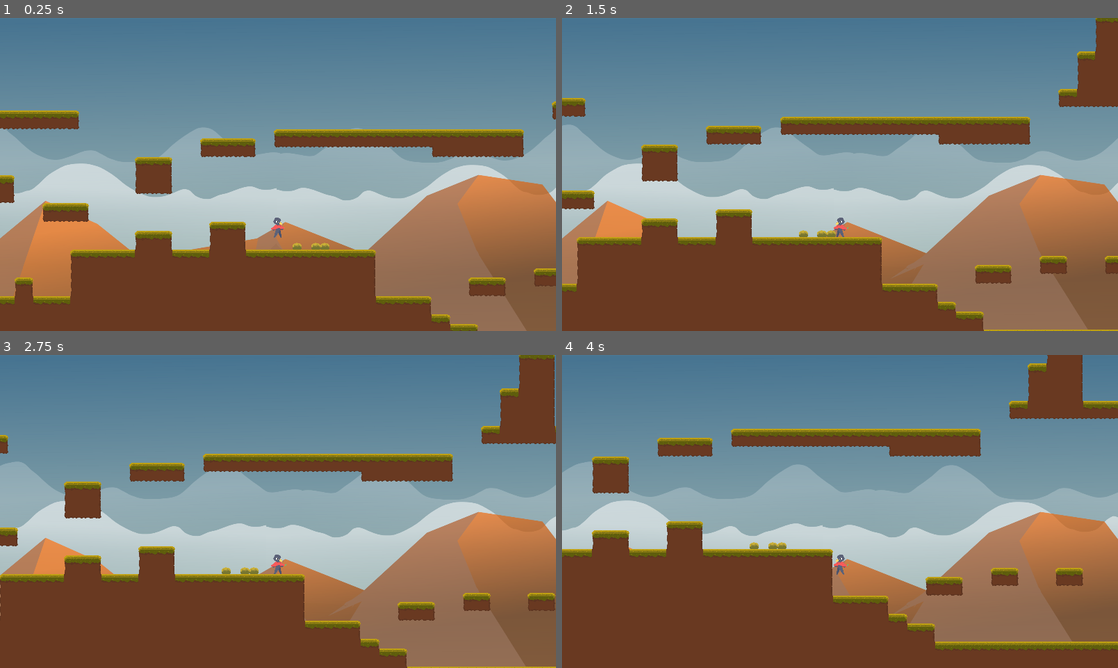
Above: before the commit, frames 1-4 (two rows, left to right).
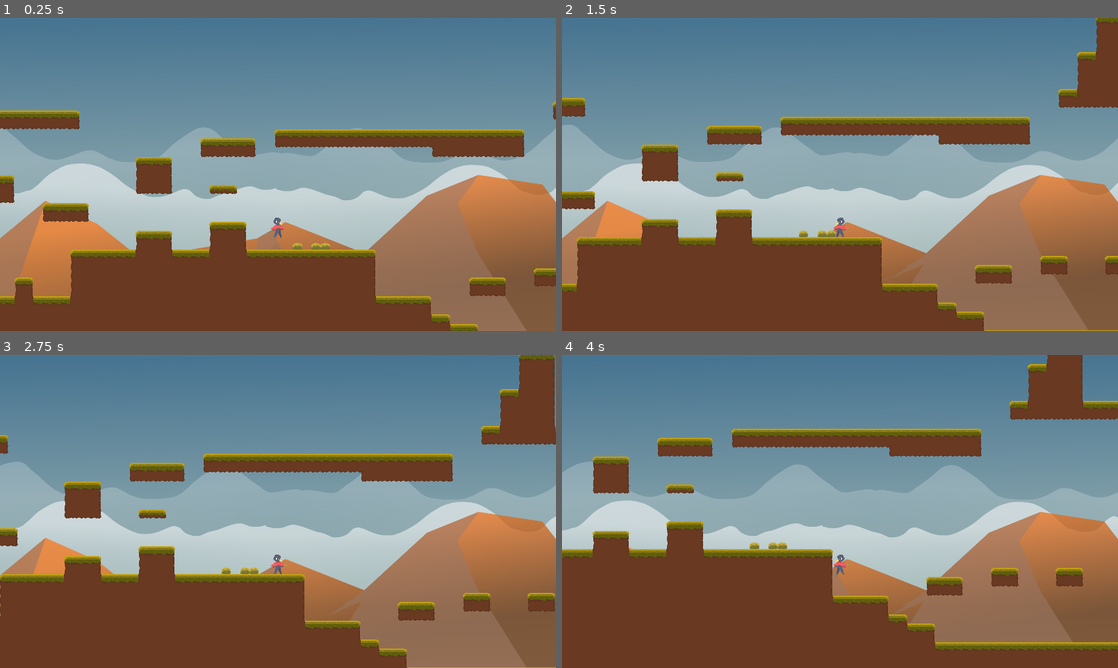
Above: after the commit, the same moments.

Repository: deereye/Pico
Game: Godot game, scene res://Main/Map/TestWorld.tscn
Two runs of this game, one before a commit and one after it. Both use one fixed random seed, a clock stepped at 60 frames per second and the inputs below.
Inputs:
- Up to frame 1 (0.25 s): no input
- Up to frame 2 (1.5 s): hold D (move_right) 0.53-1.28 s; tap K (attack) at 0.6, 1.35 s; tap Space (jump) at 0.77 s; hold Q (move_left) from 1.28 s (still down)
- Up to frame 3 (2.75 s): tap Space (jump) at 1.52 s; release Q (move_left) at 2.03 s; hold D (move_right) from 2.03 s (still down); tap K (attack) at 2.1 s
- Up to frame 4 (4 s): tap K (attack) at 2.85, 3.6 s; tap Space (jump) at 3.02, 3.77 s; release D (move_right) at 3.53 s; hold Q (move_left) from 3.53 s (still down)

The runs differ from the first frame. In frame 1, 0.4% of the frame differs, in the area x 0-100%, y 26-100%; in frame 2, 0.8%; in frame 3, 0.6%; in frame 4, 1.0%, in the area x 0-100%, y 1-95%.

Commit message:
Achieve the one way plateform thing... somehow

Diff:
--- a/Main/Map/TestWorld.tscn
+++ b/Main/Map/TestWorld.tscn
@@ -7,9 +7,19 @@
 
 [node name="Player" parent="." instance=ExtResource( 2 )]
 position = Vector2( -36.8805, -240.979 )
+collision_mask = 2
 
 [node name="BackTilemap" parent="." instance=ExtResource( 1 )]
 z_index = -10
 
 [node name="TileMap" parent="." instance=ExtResource( 1 )]
+position = Vector2( 1, 0 )
+collision_layer = 2
+collision_mask = 0
 tile_data = PoolIntArray( -1638351, 3, 0, -1638350, 3, 1, -1638349, 3, 2, -1572831, 3, 0, -1572830, 3, 1, -1572829, 3,  …(76318 unchanged characters)…
+
+[node name="OneWayTileMap" parent="." instance=ExtResource( 1 )]
+position = Vector2( 1, 0 )
+collision_layer = 4
+collision_mask = 0
+tile_data = PoolIntArray( -393224, 4, 0 )
--- a/Main/Player/Player.tscn
+++ b/Main/Player/Player.tscn
@@ -13,6 +13,7 @@
 extents = Vector2( 11.1283, 1.6022 )
 
 [node name="Player" type="KinematicBody2D"]
+collision_mask = 6
 script = ExtResource( 2 )
 
 [node name="CameraRig" type="Position2D" parent="."]
@@ -32,9 +33,8 @@
 scale = Vector2( 0.55, 0.55 )
 texture = ExtResource( 1 )
 
-[node name="CollisionShape2D" type="CollisionShape2D" parent="."]
-visible = false
-position = Vector2( -1.22345, 18.4725 )
+[node name="MainCollisionShape2D" type="CollisionShape2D" parent="."]
+position = Vector2( -1.22345, 19.548 )
 shape = SubResource( 1 )
 
 [node name="CollisionDetection" type="Node2D" parent="."]
@@ -42,6 +42,7 @@
 
 [node name="GroundDetection" type="Area2D" parent="CollisionDetection"]
 position = Vector2( -1.48804, 67.7263 )
+collision_mask = 6
 
 [node name="CollisionShape2D" type="CollisionShape2D" parent="CollisionDetection/GroundDetection"]
 position = Vector2( 0, 0.214638 )
@@ -49,6 +50,7 @@
 
 [node name="CellingDetection" type="Area2D" parent="CollisionDetection"]
 position = Vector2( -0.94693, -29.5722 )
+collision_mask = 6
 
 [node name="CollisionShape2D" type="CollisionShape2D" parent="CollisionDetection/CellingDetection"]
 shape = SubResource( 2 )
--- a/Main/ScenesScripts/TileMap.tscn
+++ b/Main/ScenesScripts/TileMap.tscn
@@ -54,6 +54,11 @@
 3/autotile/z_index_map = [  ]
 3/occluder_offset = Vector2( 0, 0 )
 3/navigation_offset = Vector2( 0, 0 )
+3/shape_offset = Vector2( 0, 0 )
+3/shape_transform = Transform2D( 1, 0, 0, 1, 0, 0 )
+3/shape = SubResource( 1 )
+3/shape_one_way = false
+3/shape_one_way_margin = 1.0
 3/shapes = [ {
 "autotile_coord": Vector2( 0, 0 ),
 "one_way": false,
@@ -124,6 +129,11 @@
 4/tile_mode = 0
 4/occluder_offset = Vector2( 0, 0 )
 4/navigation_offset = Vector2( 0, 0 )
+4/shape_offset = Vector2( 0, 0 )
+4/shape_transform = Transform2D( 1, 0, 0, 1, 0, 0 )
+4/shape = SubResource( 11 )
+4/shape_one_way = false
+4/shape_one_way_margin = 1.0
 4/shapes = [ {
 "autotile_coord": Vector2( 0, 0 ),
 "one_way": false,
@@ -149,6 +159,10 @@
 5/autotile/z_index_map = [  ]
 5/occluder_offset = Vector2( 0, 0 )
 5/navigation_offset = Vector2( 0, 0 )
+5/shape_offset = Vector2( 0, 0 )
+5/shape_transform = Transform2D( 1, 0, 0, 1, 0, 0 )
+5/shape_one_way = false
+5/shape_one_way_margin = 0.0
 5/shapes = [  ]
 5/z_index = 0
 6/name = "BackTileset.png 6"
@@ -159,6 +173,10 @@
 6/tile_mode = 0
 6/occluder_offset = Vector2( 0, 0 )
 6/navigation_offset = Vector2( 0, 0 )
+6/shape_offset = Vector2( 0, 0 )
+6/shape_transform = Transform2D( 1, 0, 0, 1, 0, 0 )
+6/shape_one_way = false
+6/shape_one_way_margin = 0.0
 6/shapes = [  ]
 6/z_index = 0
 
